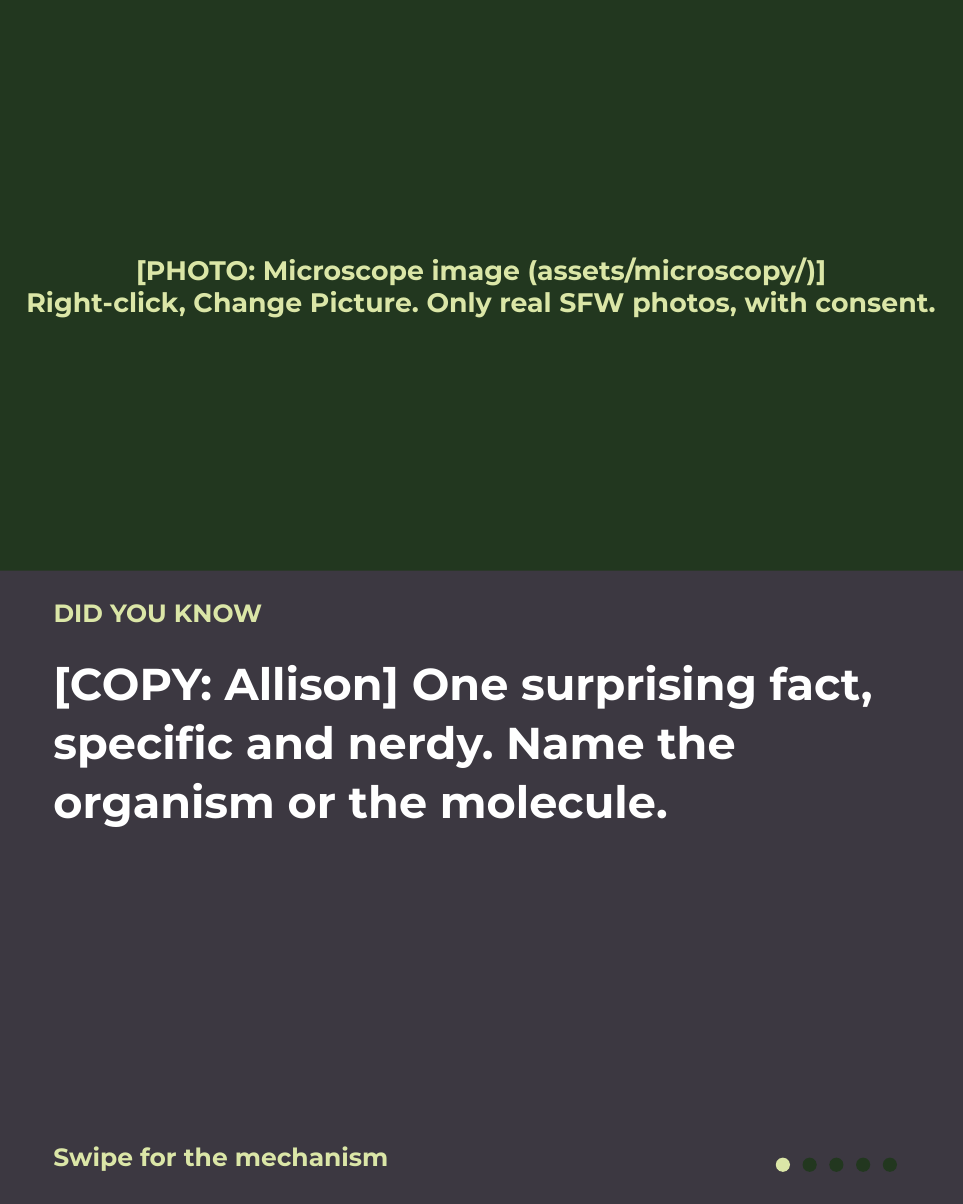
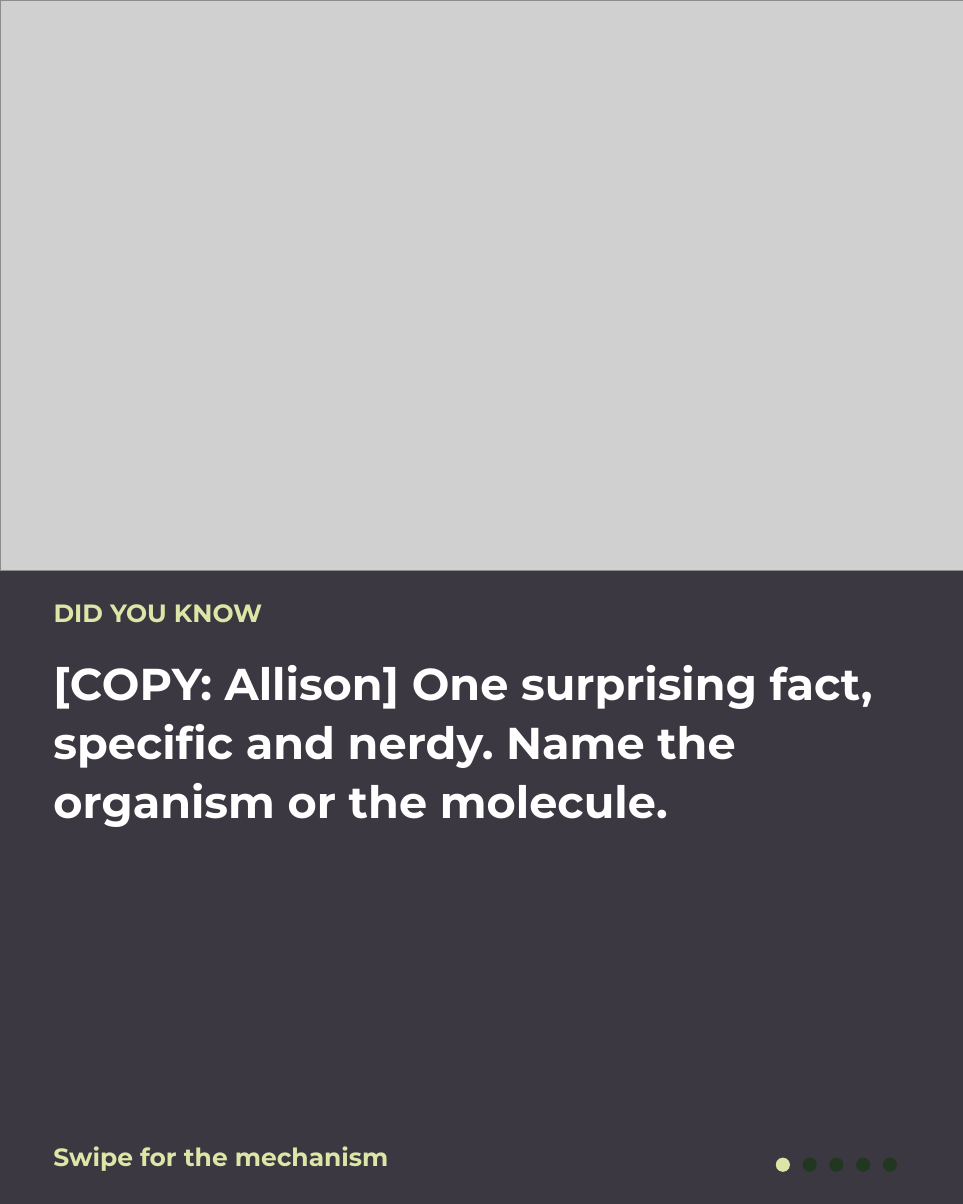
Before and after one commit to linneamoritznyc/SFW-SocialMedia, a slide deck: slide 1 of templates/carousels/did-you-know.pptx. Drawn at 963x1204 pixels with LibreOffice and Linux fonts; fonts in the diff are those of the drawing; grey boxes stand for pictures. Boxes give left, top, right and bottom in pixels: in the first picture for what was removed or moved away, otherwise in the second. Text is boxed around its words. In the diff, an @@ line names an element or a change of style, - is before the commit and + after.

```diff
--- a/templates/carousels/did-you-know.pptx
+++ b/templates/carousels/did-you-know.pptx
@@ rectangle removed at [0,0,963,571] @@
@@ picture added at [0,0,963,571] @@
@@ text removed at [26,257,935,318] @@
-[PHOTO: Microscope image (assets/microscopy/)]
-Right-click, Change Picture. Only real SFW photos, with consent.
```
Also in this commit, not shown: 7 other files.
